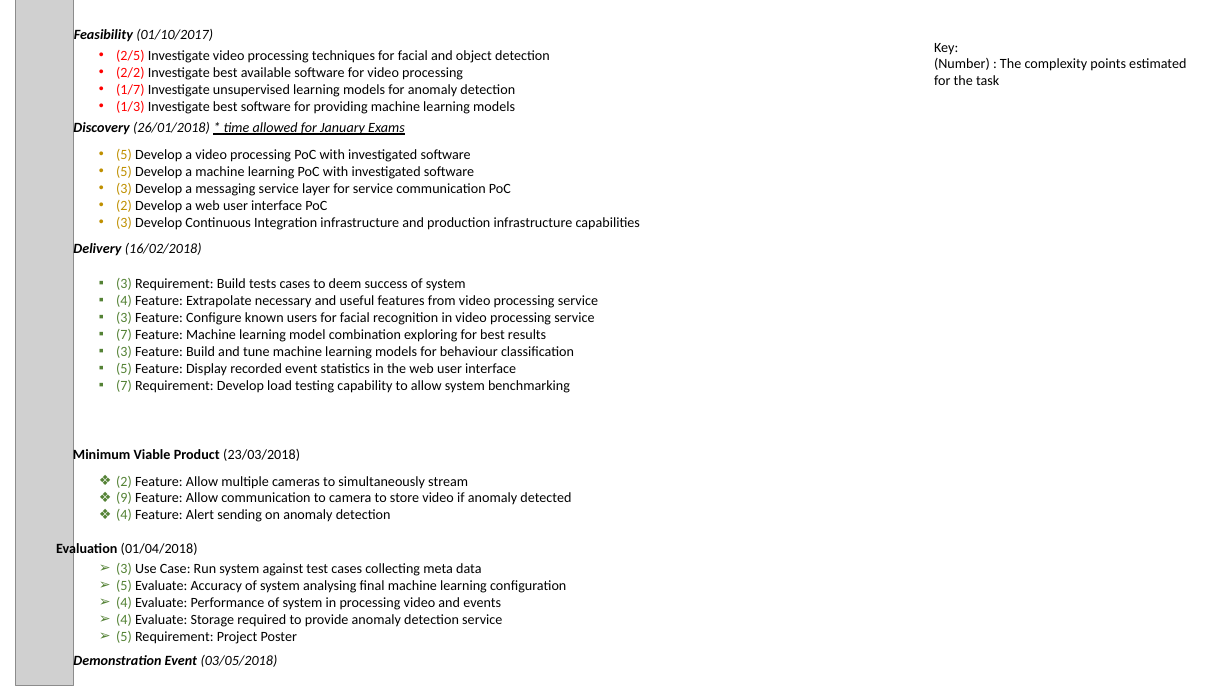
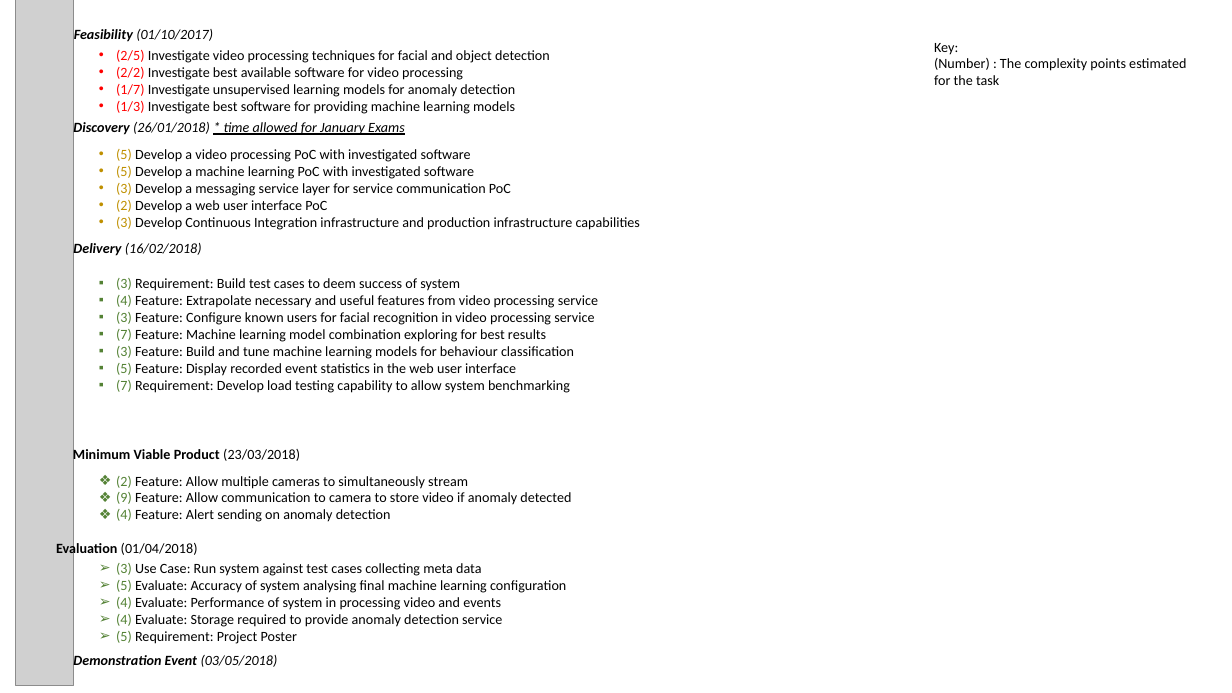
Before and after one commit to Guardian-Development/Finch-VideoProcessingFramework, a slide deck: slide 1 of Deliverables/ProjectPlan.pptx. Drawn at 1232x693 pixels with LibreOffice and Linux fonts; fonts in the diff are those of the drawing; grey boxes stand for pictures. Boxes give left, top, right and bottom in pixels: in the first picture for what was removed or moved away, otherwise in the second. Text is boxed around its words. In the diff, an @@ line names an element or a change of style, - is before the commit and + after.

```diff
--- a/Deliverables/ProjectPlan.pptx
+++ b/Deliverables/ProjectPlan.pptx
@@ text at <box>116,278,460,291</box>: text changed @@
-▪ (3) Requirement: Build tests cases to deem success of system
+▪ (3) Requirement: Build test cases to deem success of system
```
Also in this commit, not shown: 2 other files.
